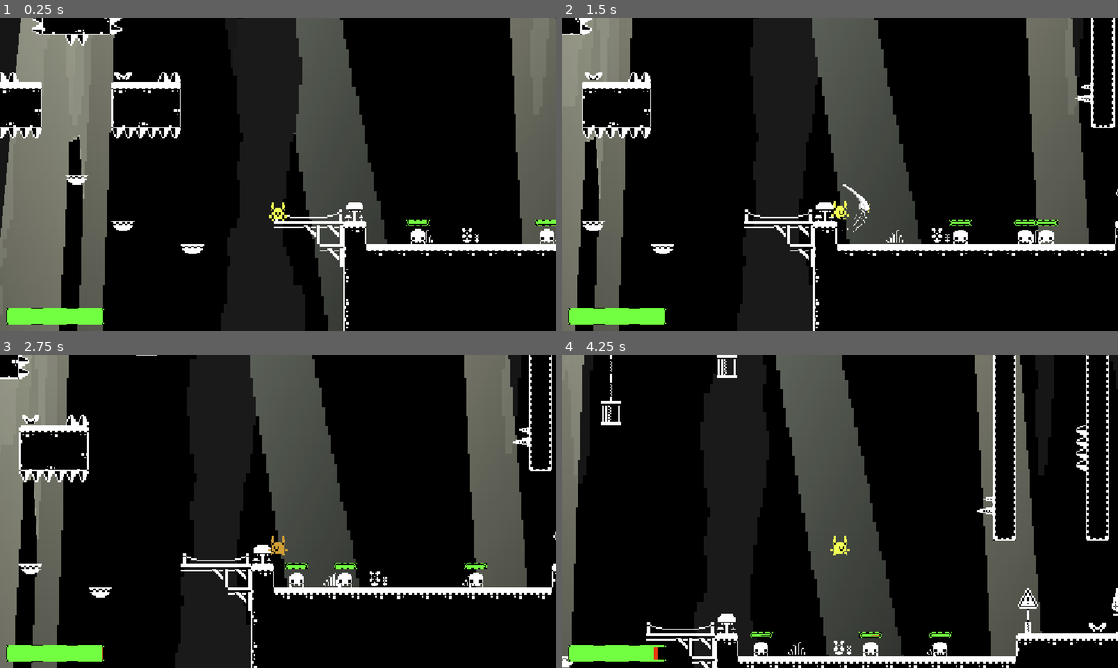
Above: before the commit, frames 1-4 (two rows, left to right).
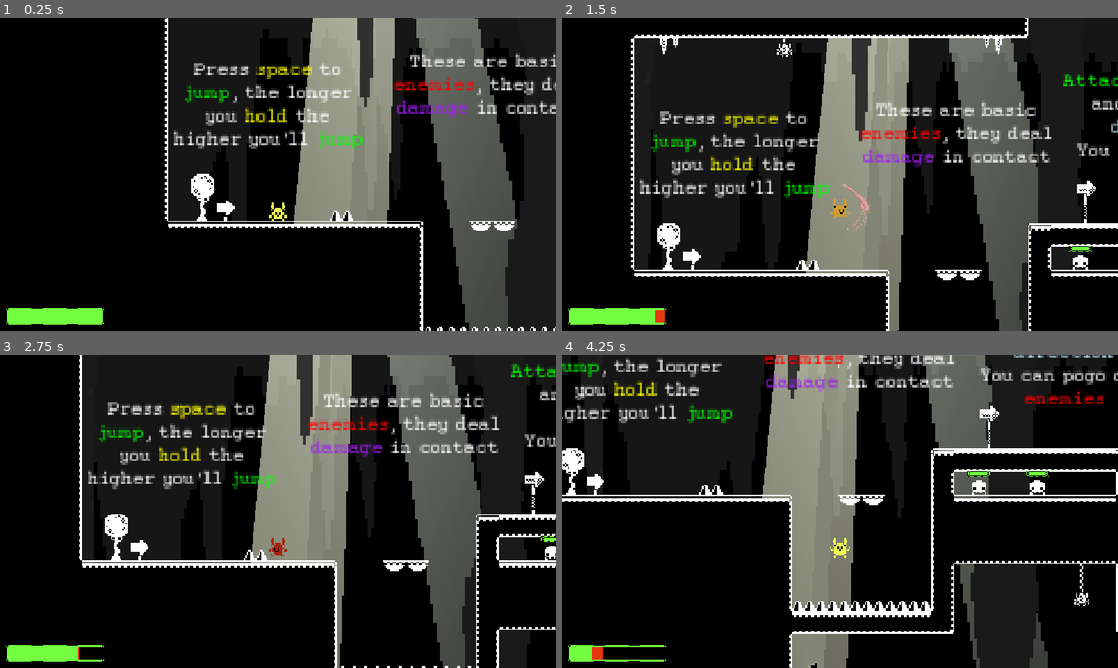
Above: after the commit, the same moments.

Repository: SeldonRubika/Godot-Workshop-Project
Game: Godot game, scene res://Scenes/MainWorld/main_world.tscn
Same seed, same stepped clock (60 frames per second), same inputs: the game is played once before the commit and once after it.
Inputs (mouse positions are in pixels of both pictures, inside the frame that each line leads up to):
- Up to frame 1 (0.25 s): no input
- Up to frame 2 (1.5 s): move the mouse to (962, 158) at 0.52 s; hold D (Right) from 0.53 s (still down); click (962, 158) at 0.6 s; tap Space (Jump) at 0.77 s; move the mouse to (728, 190) at 1.27 s; click (728, 190) at 1.35 s
- Up to frame 3 (2.75 s): tap Space (Jump) at 1.52 s; move the mouse to (333, 442) at 2.02 s; release D (Right) at 2.03 s; hold A (Left) from 2.03 s (still down); click (333, 442) at 2.1 s
- Up to frame 4 (4.25 s): move the mouse to (812, 574) at 2.77 s; release A (Left) at 2.78 s; hold D (Right) from 2.78 s (still down); click (812, 574) at 2.85 s; tap Space (Jump) at 3.02, 3.77 s; move the mouse to (1006, 558) at 3.52 s; click (1006, 558) at 3.6 s

The runs differ from the first frame. In frame 1, 58% of the frame differs, in the area x 0-100%, y 0-100%; in frame 2, 54%; in frame 3, 53%; in frame 4, 46%.

Commit message:
Levels now set player pos

Diff:
--- /dev/null
+++ b/Scenes/Levels/level_1.gd
@@ -0,0 +1,9 @@
+extends Node2D
+
+@export var player_spawn_pos : Vector2
+@export var set_player_pos := true
+
+func _ready() -> void:
+	if set_player_pos:
+		var player : Player = get_tree().get_first_node_in_group(&"Player")
+		player.global_position = player_spawn_pos
--- a/Scenes/Levels/level_1.tscn
+++ b/Scenes/Levels/level_1.tscn
@@ -1,5 +1,6 @@
 [gd_scene format=4 uid="uid://bdbtjuu7mkhso"]
 
+[ext_resource type="Script" uid="uid://dtip6wv4udxs" path="res://Scenes/Levels/level_1.gd" id="1_7r2dd"]
 [ext_resource type="Texture2D" uid="uid://dfqyul88mxsyi" path="res://Assets/TilemapsAndSpritesheets/monochrome_tilemap_packed.png" id="1_cyadu"]
 [ext_resource type="Texture2D" uid="uid://syjp4u8wq4kd" path="res://Assets/parallax/2.png" id="1_xgxfi"]
 [ext_resource type="Texture2D" uid="uid://megkcjbmo3w0" path="res://Assets/parallax/4.png" id="2_5f3p6"]
@@ -629,6 +630,7 @@
 sources/0 = SubResource("TileSetAtlasSource_qxyia")
 
 [node name="Level1" type="Node2D" unique_id=1504382055]
+script = ExtResource("1_7r2dd")
 
 [node name="Parallax2D" type="Parallax2D" parent="." unique_id=1908415519]
 z_index = -4
@@ -676,7 +678,7 @@
 texture = ExtResource("5_hwvp3")
 
 [node name="TileMapLayer" type="TileMapLayer" parent="." unique_id=673546244]
-tile_map_data = PackedByteArray("AAAPABUAAAALAAYAAAAPABYAAAA …(9096 unchanged characters)… jAB4AAAAAAAAAAEAfAB0AAAACAAYAAGAfAB4AAAAAAAAAAHAhAB8AAAAAAAAAAAAdACMAAAAAAAAAAAAeACMAAA …(106316 unchanged characters)…
+tile_map_data = PackedByteArray("AAAPABUAAAALAAYAAAAPABYAAAA …(9096 unchanged characters)… jAB4AAAAAAAAAAEAfAB0AAAACAAYAAGAfAB4AAAACAAYAAGAhAB8AAAAAAAAAAAAdACMAAAAAAAAAAAAeACMAAA …(106316 unchanged characters)…
 tile_set = SubResource("TileSet_5q66j")
 physics_quadrant_size = 1
 
--- a/Scenes/MainWorld/main_world.tscn
+++ b/Scenes/MainWorld/main_world.tscn
@@ -9,6 +9,8 @@
 [node name="UI" parent="." unique_id=1087143809 instance=ExtResource("1_u0nld")]
 
 [node name="Level1" parent="." unique_id=1504382055 instance=ExtResource("3_aqd5y")]
+player_spawn_pos = Vector2(300, 312)
 
 [node name="Player" parent="." unique_id=486279298 instance=ExtResource("2_4qooy")]
-position = Vector2(675, 603)
+
+[node name="Player2" parent="." unique_id=1440742596 instance=ExtResource("2_4qooy")]
Not shown, added: Scenes/Levels/level_1.gd.uid
